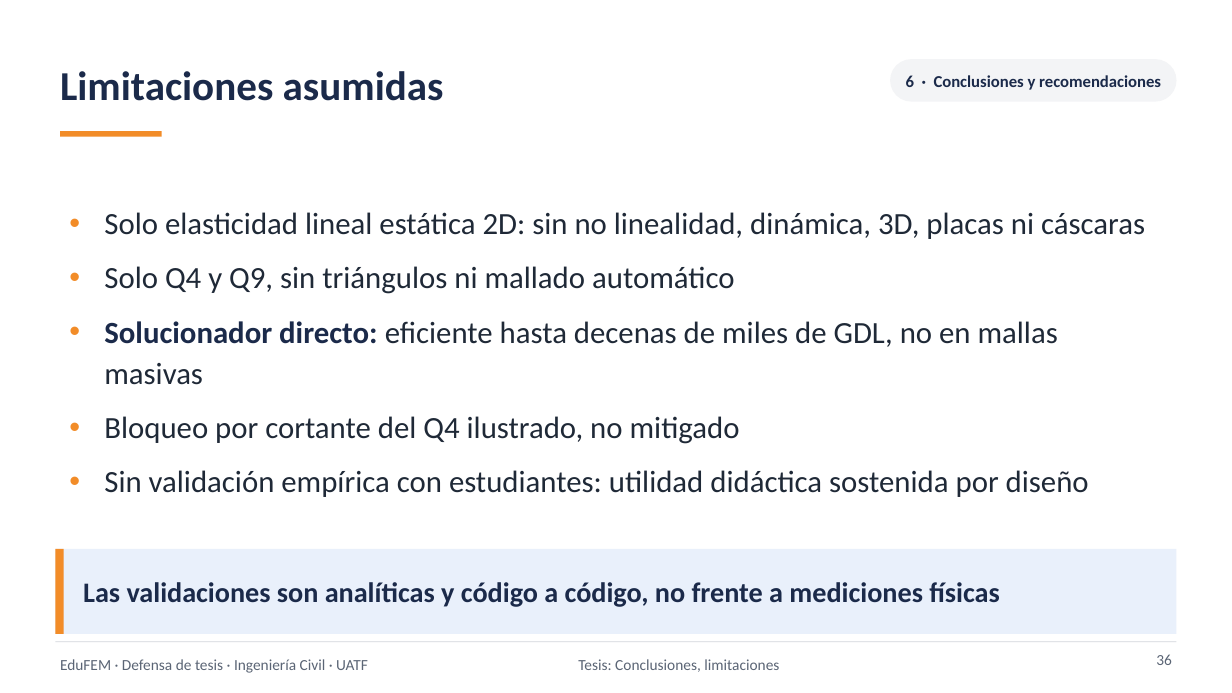
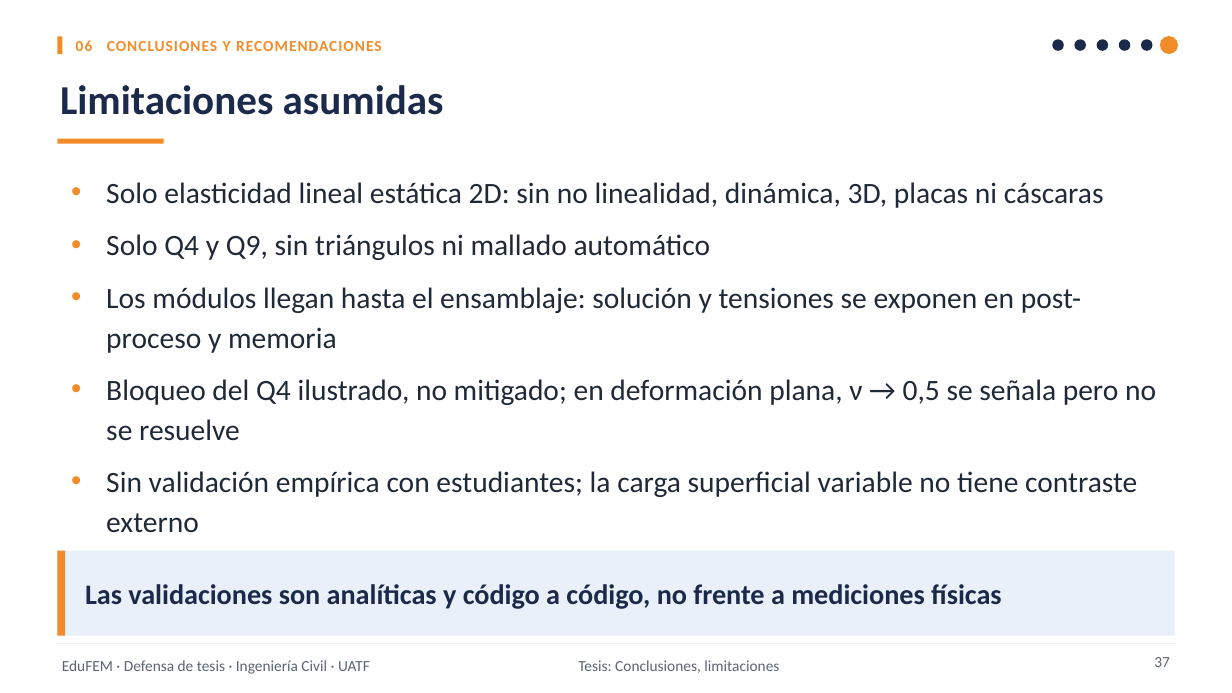
Before and after one commit to Sucullani/SoftwareED, a slide deck: slide 37 of tesis/presentacion/Defensa_EduFEM.pptx (slide 36 before the commit). Drawn at 1232x693 pixels with LibreOffice and Linux fonts; fonts in the diff are those of the drawing. Boxes give left, top, right and bottom in pixels: in the first picture for what was removed or moved away, otherwise in the second. Text is boxed around its words. In the diff, an @@ line names an element or a change of style, - is before the commit and + after.

```diff
--- a/tesis/presentacion/Defensa_EduFEM.pptx
+++ b/tesis/presentacion/Defensa_EduFEM.pptx
@@ text "Limitaciones asumidas" moved from (x1=60, y1=71, x2=444, y2=101) to (x1=60, y1=85, x2=444, y2=115) @@
@@ rectangle added at (x1=57, y1=37, x2=63, y2=55), fill #F28C28 @@
@@ text added at (x1=76, y1=40, x2=381, y2=51), 12 pt, text #F28C28, bold @@
+06 CONCLUSIONES Y RECOMENDACIONES
@@ rounded rectangle removed at (x1=890, y1=59, x2=1177, y2=102) @@
-6 · Conclusiones y recomendaciones
@@ ellipse added at (x1=1053, y1=39, x2=1064, y2=50), fill #1B2A4A @@
@@ ellipse added at (x1=1075, y1=39, x2=1086, y2=50), fill #1B2A4A @@
@@ ellipse added at (x1=1097, y1=39, x2=1108, y2=50), fill #1B2A4A @@
@@ ellipse added at (x1=1119, y1=39, x2=1130, y2=50), fill #1B2A4A @@
@@ ellipse added at (x1=1141, y1=39, x2=1153, y2=50), fill #1B2A4A @@
@@ ellipse added at (x1=1160, y1=36, x2=1178, y2=55), fill #F28C28 @@
@@ rectangle resized from (x1=60, y1=131, x2=162, y2=137) to (x1=57, y1=139, x2=164, y2=144) @@
@@ text "Solo elasticidad lineal estática 2D: ..." moved from (x1=104, y1=212, x2=1145, y2=497) to (x1=106, y1=182, x2=1156, y2=533) @@
@@ text at (x1=106, y1=182, x2=1104, y2=260): size 24 to 23 pt in "Solo elasticidad lineal estática 2D: sin no ...", "Solo Q4 y Q9, sin triángulos ni ..." @@
@@ text at (x1=106, y1=287, x2=1156, y2=533): text changed; size 24 to 23 pt @@
-• Solucionador directo: eficiente hasta decenas de miles de GDL, no en mallas masivas
-• Bloqueo por cortante del Q4 ilustrado, no mitigado
-• Sin validación empírica con estudiantes: utilidad didáctica sostenida por diseño
+• Los módulos llegan hasta el ensamblaje: solución y tensiones se exponen en post-proceso y memoria
+• Bloqueo del Q4 ilustrado, no mitigado; en deformación plana, ν → 0,5 se señala pero no se resuelve
+• Sin validación empírica con estudiantes; la carga superficial variable no tiene contraste externo
@@ rectangle at (x1=57, y1=551, x2=1175, y2=636): fill #E9F0FB to #EAF0FA @@
@@ rectangle at (x1=57, y1=643, x2=1175, y2=644): fill #D1D5DB to #DCE3EE @@
@@ page number added at (x1=1154, y1=657, x2=1170, y2=667), 12 pt, text #5B6575 @@
+37
@@ page number removed at (x1=1156, y1=654, x2=1172, y2=665) @@
-36
```
Also in this commit, not shown: 37 other slides changed, 1 slide added, 10 other files.
